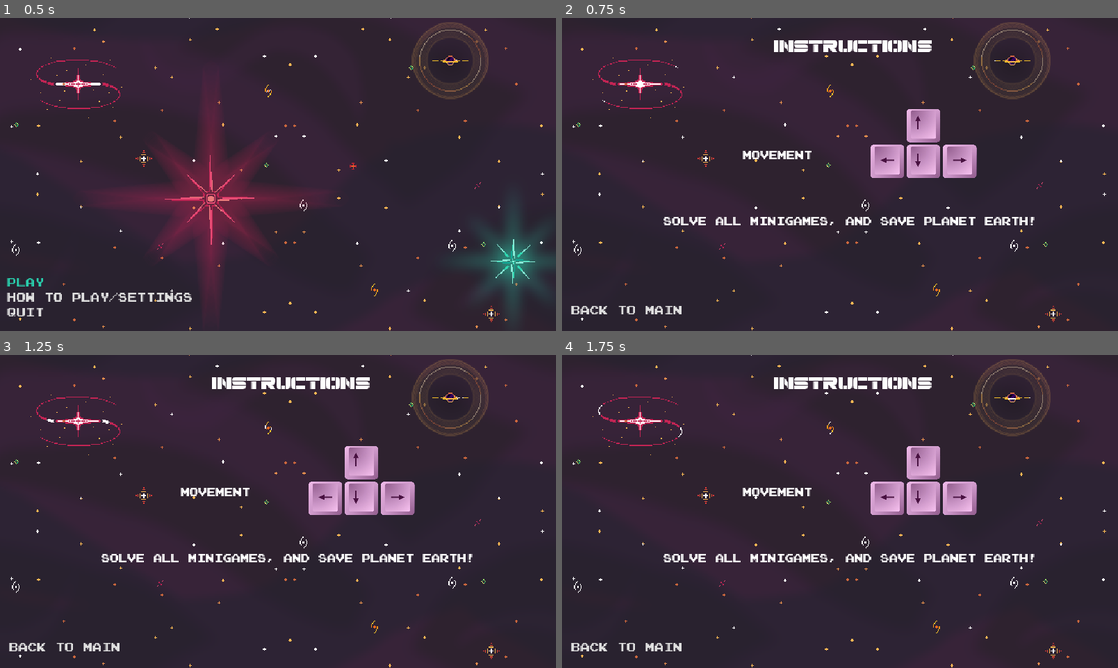
Above: before the commit, frames 1-4 (two rows, left to right).
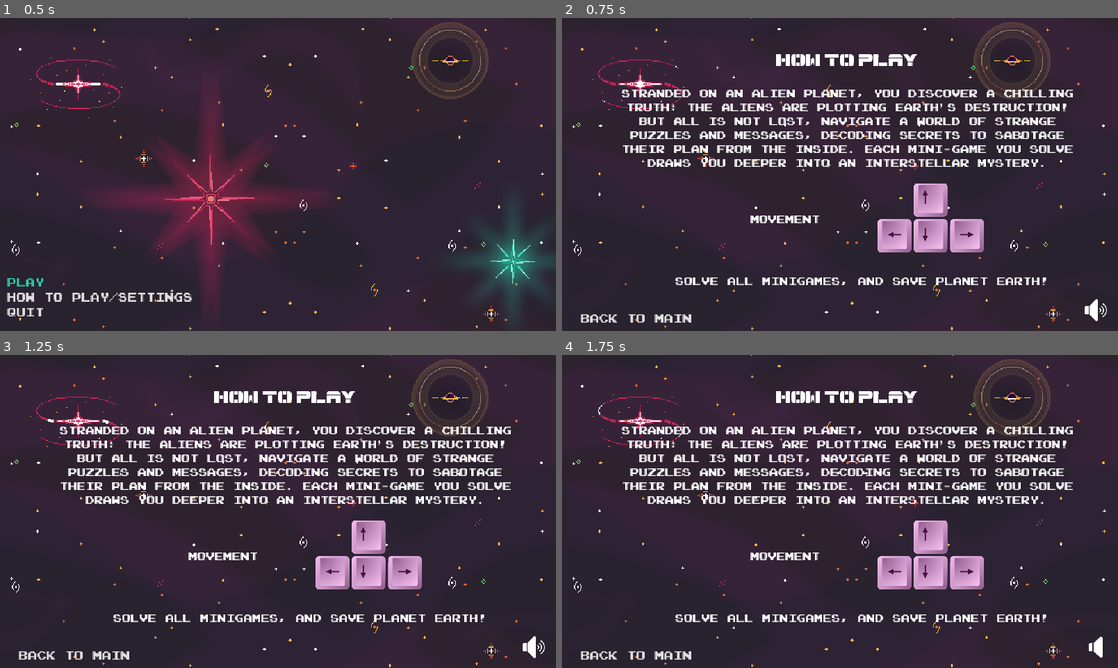
Above: after the commit, the same moments.

Repository: M-a-b-e-l/CISC2540---2D-Game-group-6
Game: Godot game, scene res://Scenes/MainMenu.tscn
Same seed, same stepped clock (60 frames per second), same inputs: the game is played once before the commit and once after it.
Inputs (mouse positions are in pixels of both pictures, inside the frame that each line leads up to):
- Up to frame 1 (0.5 s): no input
- Up to frame 2 (0.75 s): click "How to Play/Settings" at 0.5 s
- Up to frame 3 (1.25 s): no input
- Up to frame 4 (1.75 s): click (1095, 646) at 1.27 s

Frame 1 is identical in both runs. In frame 2, 15% of the frame differs, in the area x 1-98%, y 7-98%; in frame 3, 15%; in frame 4, 15%.

Commit message:
Mute button implemented

Diff:
--- a/group_6_2d_game/Scenes/bg_music.tscn
+++ b/group_6_2d_game/Scenes/bg_music.tscn
@@ -4,5 +4,5 @@
 
 [node name="AudioStreamPlayer2D" type="AudioStreamPlayer2D"]
 stream = ExtResource("1_7l3hh")
-volume_db = -10.0
+volume_db = 1.0
 autoplay = true
--- a/group_6_2d_game/Scenes/how_to_play_scene.tscn
+++ b/group_6_2d_game/Scenes/how_to_play_scene.tscn
@@ -7,6 +7,9 @@
 [ext_resource type="FontFile" uid="uid://vxvy528j05fc" path="res://Fonts/Spac3Tech-Dg7E.ttf" id="4_ugr3u"]
 [ext_resource type="FontFile" uid="uid://htx5t07ltj12" path="res://Fonts/Emulogic-zrEw.ttf" id="5_euot5"]
 [ext_resource type="Texture2D" uid="uid://ybbe7ysmhslm" path="res://Assets/kisspng-computer-keyboard-vector-graphics-arrow-keys-royal-Тетрис-5b663b6d2d5486.8668868915334265411857.png" id="7_u5mwy"]
+[ext_resource type="Texture2D" uid="uid://dg5sryyl4egq3" path="res://Assets/normalSound.png" id="8_a4ygj"]
+[ext_resource type="Texture2D" uid="uid://cexgmfylam0wu" path="res://Assets/mutedSound.png" id="9_7sns6"]
+[ext_resource type="Script" path="res://Scenes/toggle_sound.gd" id="10_eprmo"]
 
 [sub_resource type="AtlasTexture" id="AtlasTexture_ayvck"]
 atlas = ExtResource("2_07q2x")
@@ -176,60 +179,77 @@
 anchors_preset = 5
 anchor_left = 0.5
 anchor_right = 0.5
-offset_left = -137.0
-offset_top = 40.0
-offset_right = 137.0
-offset_bottom = 73.0
+offset_left = -132.0
+offset_top = 69.0
+offset_right = 142.0
+offset_bottom = 102.0
 grow_horizontal = 2
 scale = Vector2(1.2, 1.2)
 theme_override_fonts/font = ExtResource("4_ugr3u")
 theme_override_font_sizes/font_size = 30
-text = "instructions"
+text = "how to play"
 
 [node name="Label2" type="Label" parent="."]
 layout_mode = 1
 anchors_preset = 5
 anchor_left = 0.5
 anchor_right = 0.5
-offset_left = -203.0
-offset_top = 270.0
-offset_right = 71.0
-offset_bottom = 303.0
+offset_left = -187.0
+offset_top = 403.0
+offset_right = 87.0
+offset_bottom = 436.0
 grow_horizontal = 2
 scale = Vector2(1.2, 1.2)
 theme_override_fonts/font = ExtResource("5_euot5")
 theme_override_font_sizes/font_size = 15
 text = "Movement"
 
+[node name="Kisspng-computer-keyboard-vector-graphics-arrow-keys-royal-тетрис-5b663b6d2d5486_8668868915334265411857" type="Sprite2D" parent="Label2"]
+position = Vector2(312.5, 9.16666)
+scale = Vector2(0.333333, 0.333333)
+texture = ExtResource("7_u5mwy")
+
 [node name="Label3" type="Label" parent="."]
 layout_mode = 1
 anchors_preset = 5
 anchor_left = 0.5
 anchor_right = 0.5
-offset_left = -368.0
-offset_top = 407.0
-offset_right = 277.0
-offset_bottom = 440.0
+offset_left = -343.0
+offset_top = 531.0
+offset_right = 302.0
+offset_bottom = 564.0
 grow_horizontal = 2
 scale = Vector2(1.2, 1.2)
 theme_override_fonts/font = ExtResource("5_euot5")
 theme_override_font_sizes/font_size = 15
 text = "Solve all minigames, and save planet Earth!"
 
-[node name="Kisspng-computer-keyboard-vector-graphics-arrow-keys-royal-тетрис-5b663b6d2d5486_8668868915334265411857" type="Sprite2D" parent="."]
-position = Vector2(749, 260)
-scale = Vector2(0.4, 0.4)
-texture = ExtResource("7_u5mwy")
+[node name="Label4" type="Label" parent="."]
+layout_mode = 1
+anchors_preset = 5
+anchor_left = 0.5
+anchor_right = 0.5
+offset_left = -470.0
+offset_top = 143.0
+offset_right = 337.0
+offset_bottom = 316.0
+grow_horizontal = 2
+scale = Vector2(1.2, 1.2)
+theme_override_fonts/font = ExtResource("5_euot5")
+theme_override_font_sizes/font_size = 15
+text = "Stranded on an alien planet, you discover a chilling truth: the aliens are plotting Earth's destruction! But all is not lost, navigate a world of strange puzzles and messages, decoding secrets to sabotage their plan from the inside. Each mini-game you solve draws you deeper into an interstellar mystery."
+horizontal_alignment = 1
+autowrap_mode = 2
 
 [node name="VBoxContainer" type="VBoxContainer" parent="."]
 layout_mode = 1
 anchors_preset = 2
 anchor_top = 1.0
 anchor_bottom = 1.0
-offset_left = 17.0
-offset_top = -57.0
-offset_right = 125.0
-offset_bottom = 1.0
+offset_left = 3.0
+offset_top = -40.0
+offset_right = 251.0
+offset_bottom = 18.0
 grow_vertical = 0
 scale = Vector2(1.2, 1.2)
 
@@ -241,4 +261,16 @@
 theme_override_fonts/font = ExtResource("5_euot5")
 text = "Back to Main"
 
+[node name="ToggleSound" type="TextureButton" parent="."]
+layout_mode = 0
+offset_left = 1081.0
+offset_top = 580.0
+offset_right = 1131.0
+offset_bottom = 630.0
+toggle_mode = true
+texture_normal = ExtResource("8_a4ygj")
+texture_pressed = ExtResource("9_7sns6")
+script = ExtResource("10_eprmo")
+
 [connection signal="pressed" from="VBoxContainer/Back to Main" to="." method="_on_back_to_main_pressed"]
+[connection signal="pressed" from="ToggleSound" to="ToggleSound" method="_on_pressed"]
--- /dev/null
+++ b/group_6_2d_game/Scenes/toggle_sound.gd
@@ -0,0 +1,8 @@
+extends TextureButton
+
+var music_bus = AudioServer.get_bus_index("Master")
+
+
+
+func _on_pressed() -> void:
+	AudioServer.set_bus_mute(music_bus, not AudioServer.is_bus_mute(music_bus))
Binary file added: group_6_2d_game/Assets/mutedSound.png
Not shown, added: group_6_2d_game/Assets/mutedSound.png.import
Binary file added: group_6_2d_game/Assets/normalSound.png
Not shown, added: group_6_2d_game/Assets/normalSound.png.import
Not shown: 1 places in group_6_2d_game/Scenes/how_to_play_scene.tscn that only renumber resources
